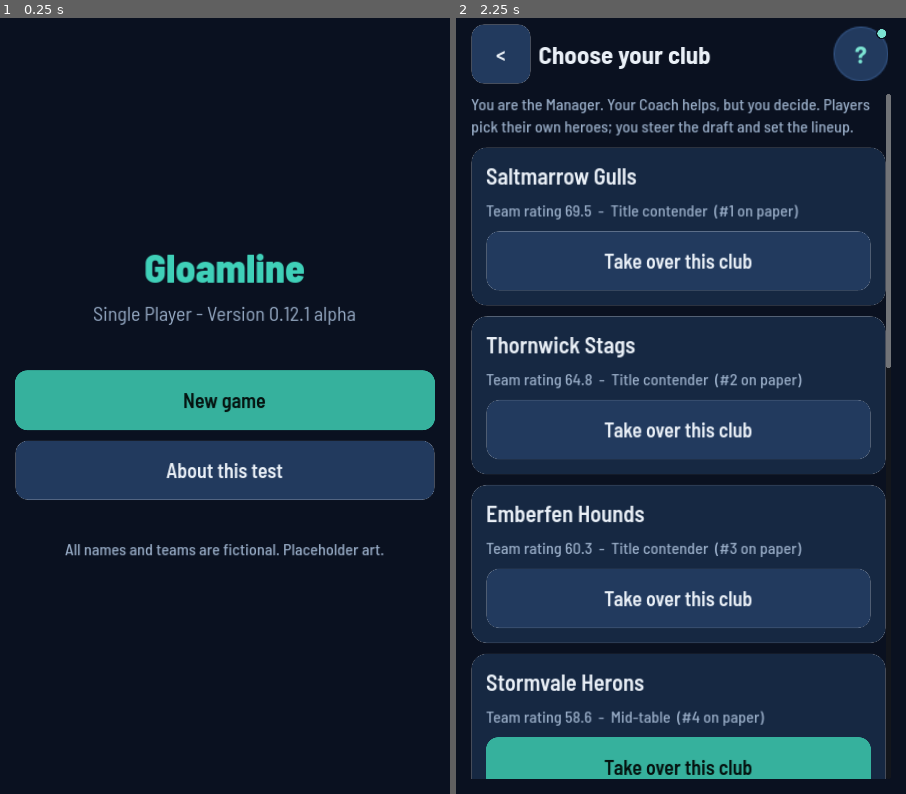
Above: before the commit, frames 1-2 (left to right).
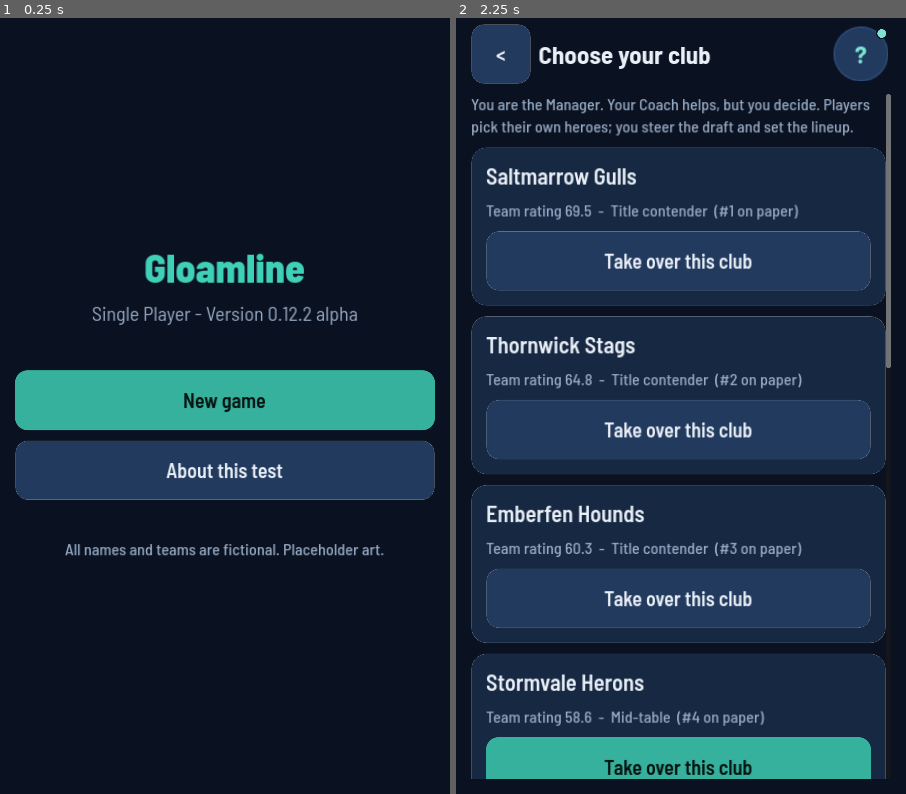
Above: after the commit, the same moments.

Repository: lowfuyi/MOBA-Manager-Dev
Game: Godot game, scene res://scenes/main.tscn
The game is run twice, just before and just after one commit, with the same random seed, the same clock (stepped at 60 frames per second) and the same inputs.
Inputs:
- Up to frame 1 (0.25 s): no input
- Up to frame 2 (2.25 s): click "New game" at 0.5 s; click "<" at 1.25 s; click "New game" at 2 s

The runs differ from the first frame. In frame 1, 0.5% of the frame differs, in the area x 20-80%, y 37-40%; in frame 2, nothing differs.

Commit message:
ESMO Q5: release 0.12.2 alpha (versionCode 20): full gate green, tester note, morning report (producer)
Co-Authored-By: Claude Opus 5.5 <noreply@anthropic.com>

Diff:
--- a/game/src/core/app.gd
+++ b/game/src/core/app.gd
@@ -1,7 +1,7 @@
 extends Node
 ## Autoload "App": shared game objects and screen navigation.
 
-const VERSION_LABEL := "0.12.1 alpha"
+const VERSION_LABEL := "0.12.2 alpha"
 const LARGE_SCALE := UI.LARGE_SCALE    # one number, kept in ui.gd with the other tokens
 const SETTINGS_PATH := "user://settings.cfg"
 
Not shown, changed: game/export_presets.cfg
Not shown, changed: CLAUDE.md
Not shown, changed: company/DECISIONS.md
Not shown, changed: company/LEDGER.md
Not shown, changed: docs/MORNING-REPORT.md
Not shown, changed: docs/OVERNIGHT-LOG.md
Not shown, changed: docs/TESTER-UPDATES.md
